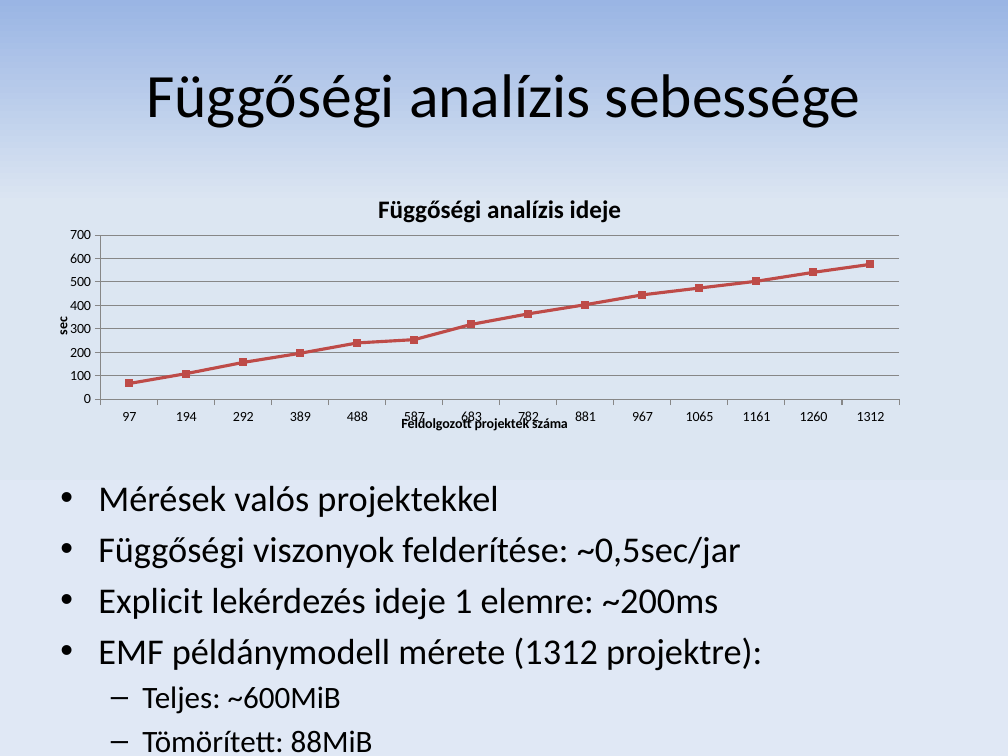
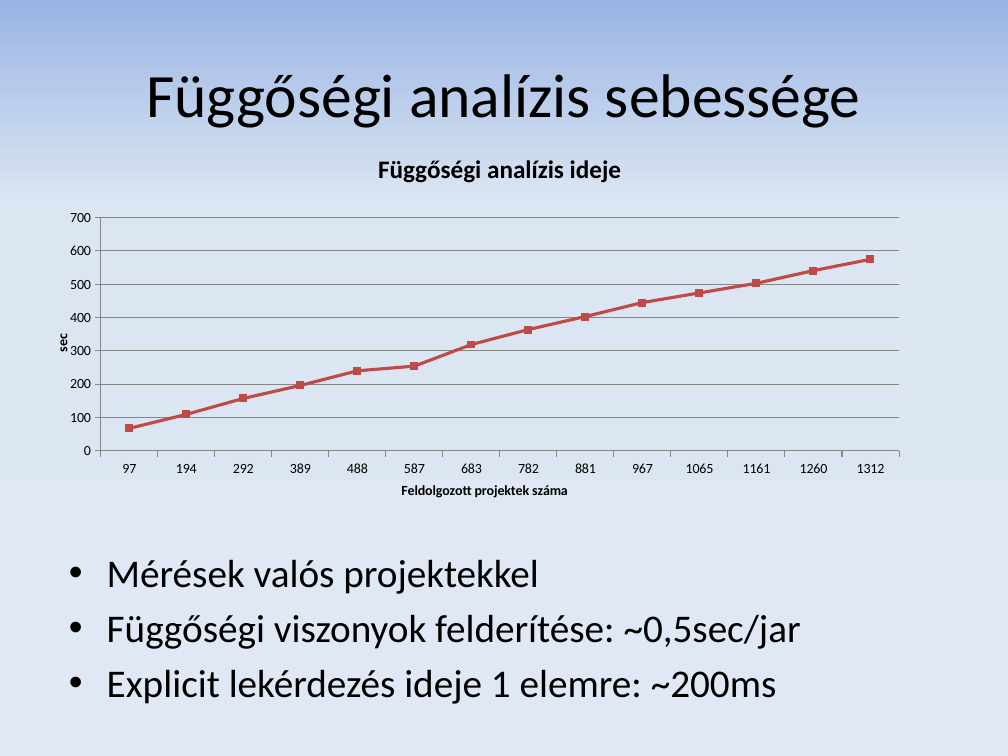
Before and after one commit to donat/incquery-deps, a slide deck: slide 17 of incquery-deps-documentation/presentation/tdk_pres_hu_v2.pptx (slide 15 before the commit). Drawn at 1008x756 pixels with LibreOffice and Linux fonts; fonts in the diff are those of the drawing. Boxes give left, top, right and bottom in pixels: in the first picture for what was removed or moved away, otherwise in the second. Text is boxed around its words. In the diff, an @@ line names an element or a change of style, - is before the commit and + after.

```diff
--- a/incquery-deps-documentation/presentation/tdk_pres_hu_v2.pptx
+++ b/incquery-deps-documentation/presentation/tdk_pres_hu_v2.pptx
@@ line chart resized from (x1=50, y1=176, x2=950, y2=436) to (x1=50, y1=134, x2=950, y2=504) @@
@@ text "Mérések valós projektekkel" moved from (x1=98, y1=485, x2=762, y2=714) to (x1=107, y1=559, x2=801, y2=704) @@
@@ text "Mérések valós projektekkel" at (x1=107, y1=559, x2=801, y2=704): size 25.9 to 28 pt @@
@@ text at (x1=98, y1=637, x2=762, y2=714): paragraphs removed @@
-• EMF példánymodell mérete (1312 projektre):
-  – Teljes: ~600MiB
-  – Tömörített: 88MiB
```
Also in this commit, not shown: 11 other slides changed, 2 slides added.
